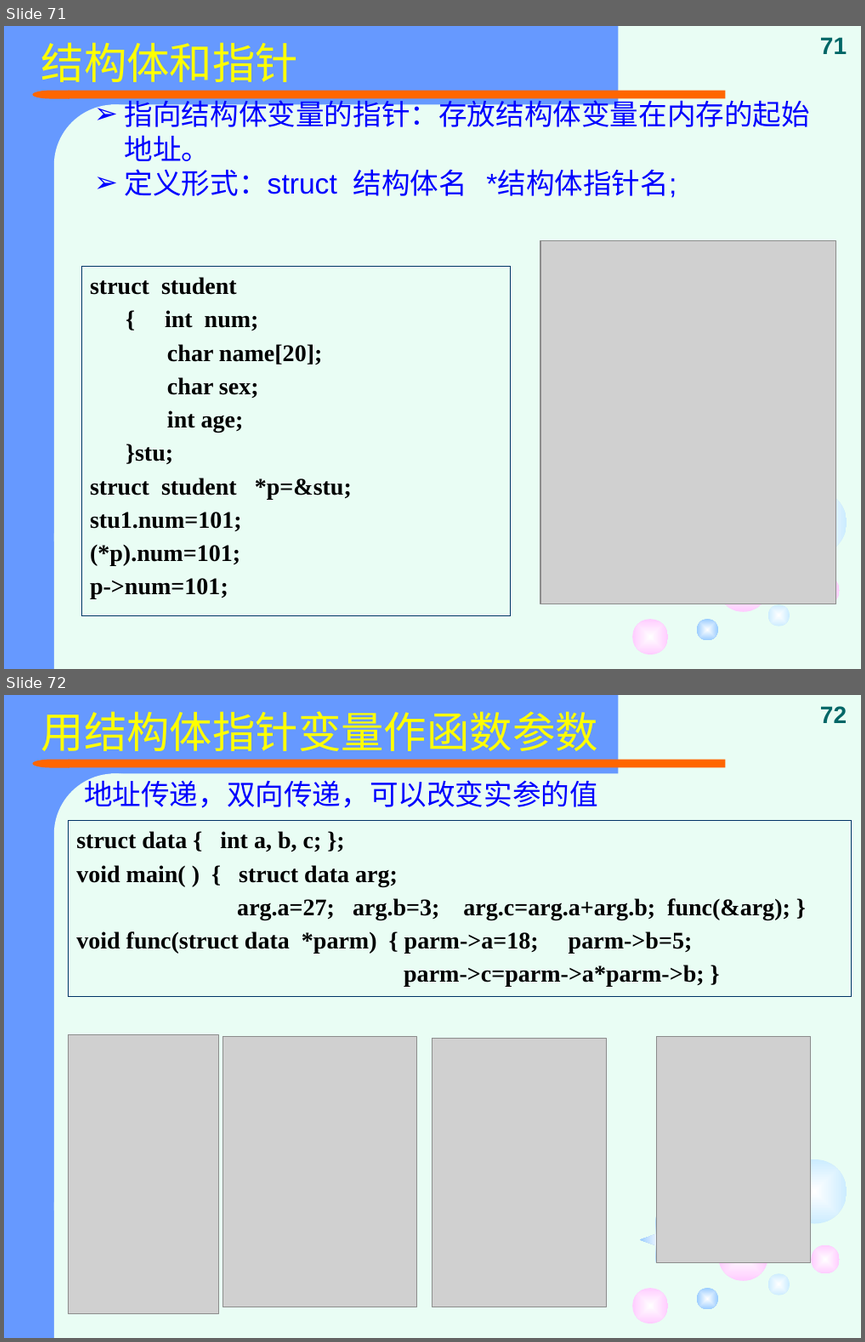
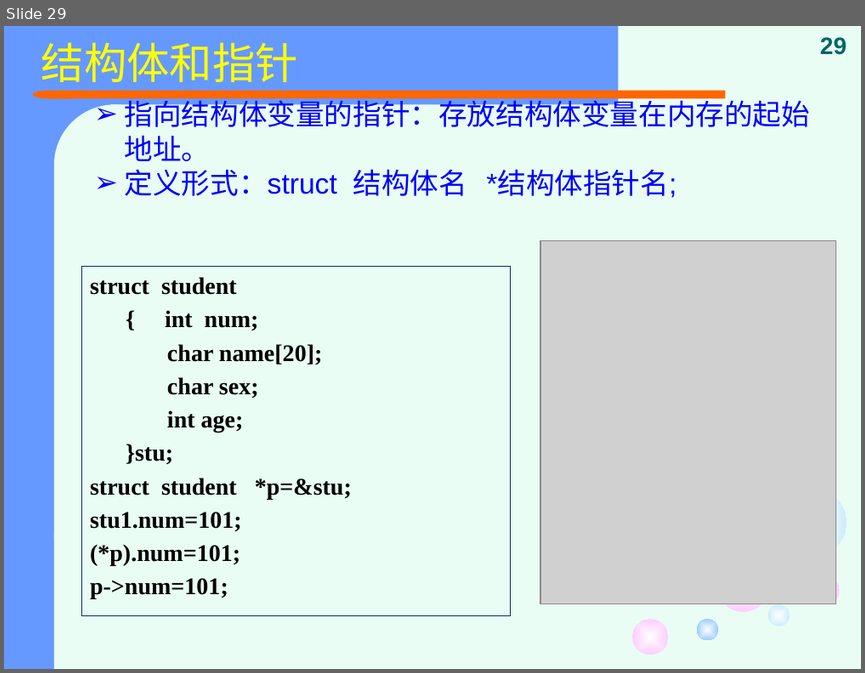
Before and after one commit to jtrfid/C-Repositories, a slide deck: 2015备课/课件/复习.pptx. Shown one above the other, each under a label of ours: slides 71 and 72 before the commit, slide 29 after it. The pictures are 865x1342 and 865x673 pixels, drawn with LibreOffice and Linux fonts; fonts in the diff are those of the drawing; grey boxes stand for pictures. Boxes give left, top, right and bottom in pixels: in the first picture for what was removed or moved away, otherwise in the second. Text is boxed around its words. In the diff, an @@ line names an element or a change of style, - is before the commit and + after.

```diff
--- a/2015备课/课件/复习.pptx
+++ b/2015备课/课件/复习.pptx
@@ slide 72 removed at [4, 695, 861, 1338], background #E9FDF4; not listed: 12 template elements that a slide beside it also shows @@
@@ title removed at [41, 711, 598, 751] @@
-用结构体指针变量作函数参数
@@ page number removed at [820, 706, 846, 723] @@
-72
@@ text removed at [84, 776, 598, 808] @@
-地址传递，双向传递，可以改变实参的值
@@ rectangle removed at [69, 821, 851, 997] @@
-struct data { int a, b, c; };
-void main( ) { struct data arg;
-arg.a=27; arg.b=3; arg.c=arg.a+arg.b; func(&arg); }
-void func(struct data *parm) { parm->a=18; parm->b=5;
-parm->c=parm->a*parm->b; }
@@ picture removed at [69, 1034, 219, 1313] @@
@@ picture removed at [223, 1037, 417, 1307] @@
@@ picture removed at [432, 1038, 607, 1306] @@
@@ picture removed at [656, 1037, 811, 1262] @@
@@ freeform shape removed at [640, 1216, 682, 1262] @@
@@ what was slide 71 is now slide 29 @@
@@ page number at [820, 37, 846, 55]: text changed @@
-71
+29
```
Also in this commit, not shown: 5 slides changed, 4 slides added, 48 other slides removed.
